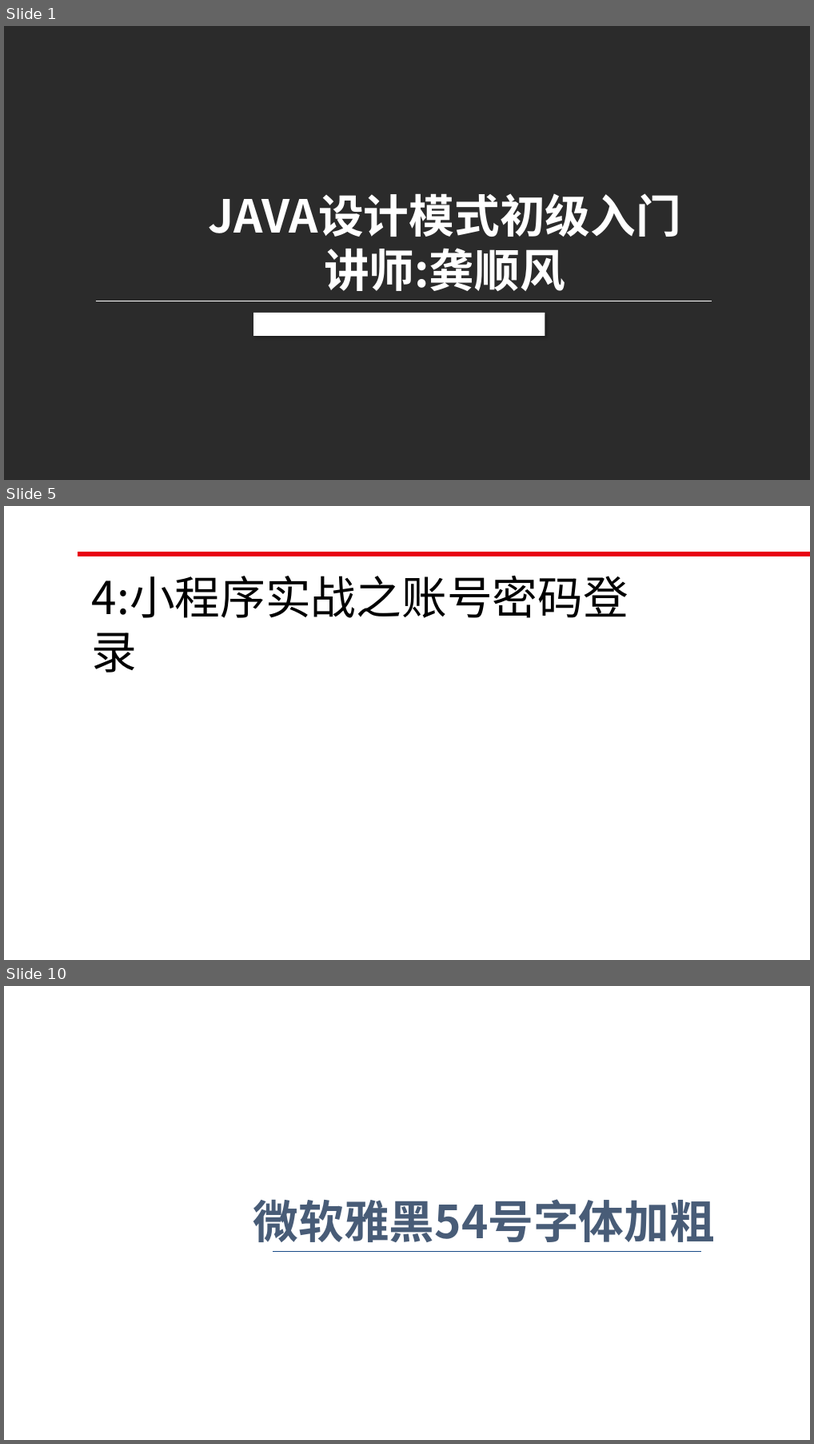
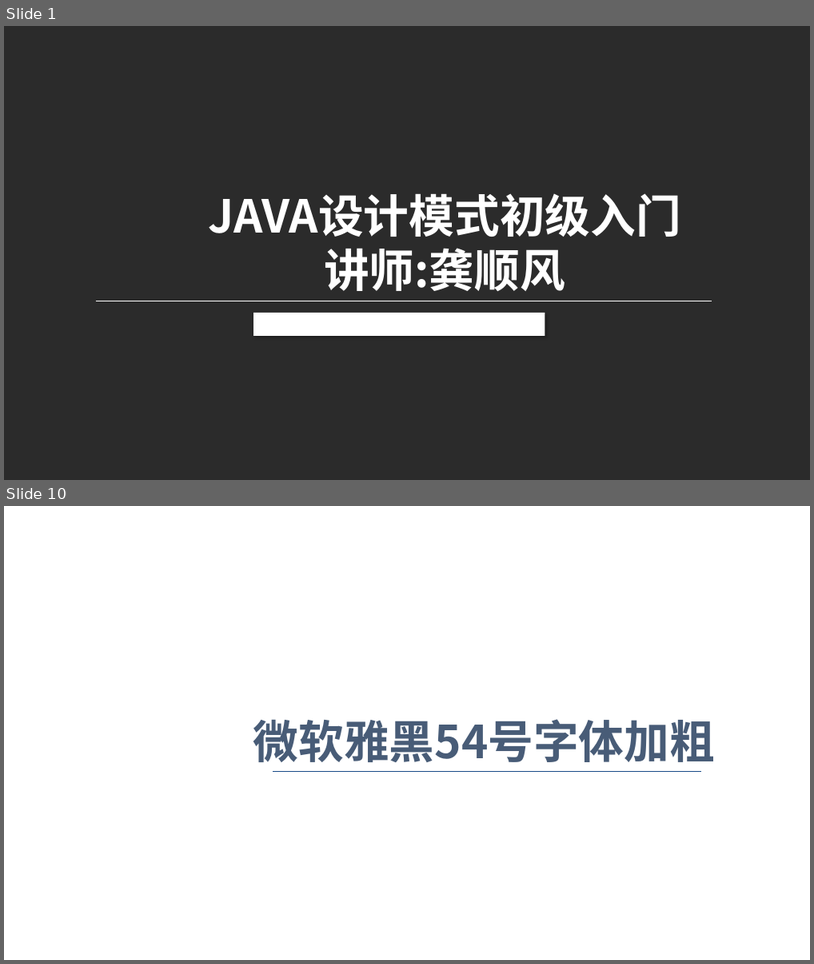
Before and after one commit to roet80736/JAVADesignMode, a slide deck: JAVA设计模式初级入门.pptx. Shown one above the other, each under a label of ours: slides 1, 5 and 10 before the commit, slides 1 and 10 after it; the slides between them are not shown. The pictures are 814x1444 and 814x964 pixels, drawn with LibreOffice and Linux fonts; fonts in the diff are those of the drawing; background and template pictures are left out; a plain dark background stands for a picture behind light text. Boxes give left, top, right and bottom in pixels: in the first picture for what was removed or moved away, otherwise in the second. Text is boxed around its words. In the diff, an @@ line names an element or a change of style, - is before the commit and + after.

```diff
--- a/JAVA设计模式初级入门.pptx
+++ b/JAVA设计模式初级入门.pptx
@@ slide 5 removed at (x1=4, y1=506, x2=810, y2=960), background picture (left out) @@
@@ rectangle removed at (x1=78, y1=552, x2=810, y2=556) @@
@@ text removed at (x1=92, y1=576, x2=629, y2=618) @@
-4:小程序实战之账号密码登录
```
Also in this commit, not shown: 2 slides changed, 2 slides added, 1 other slide removed.
